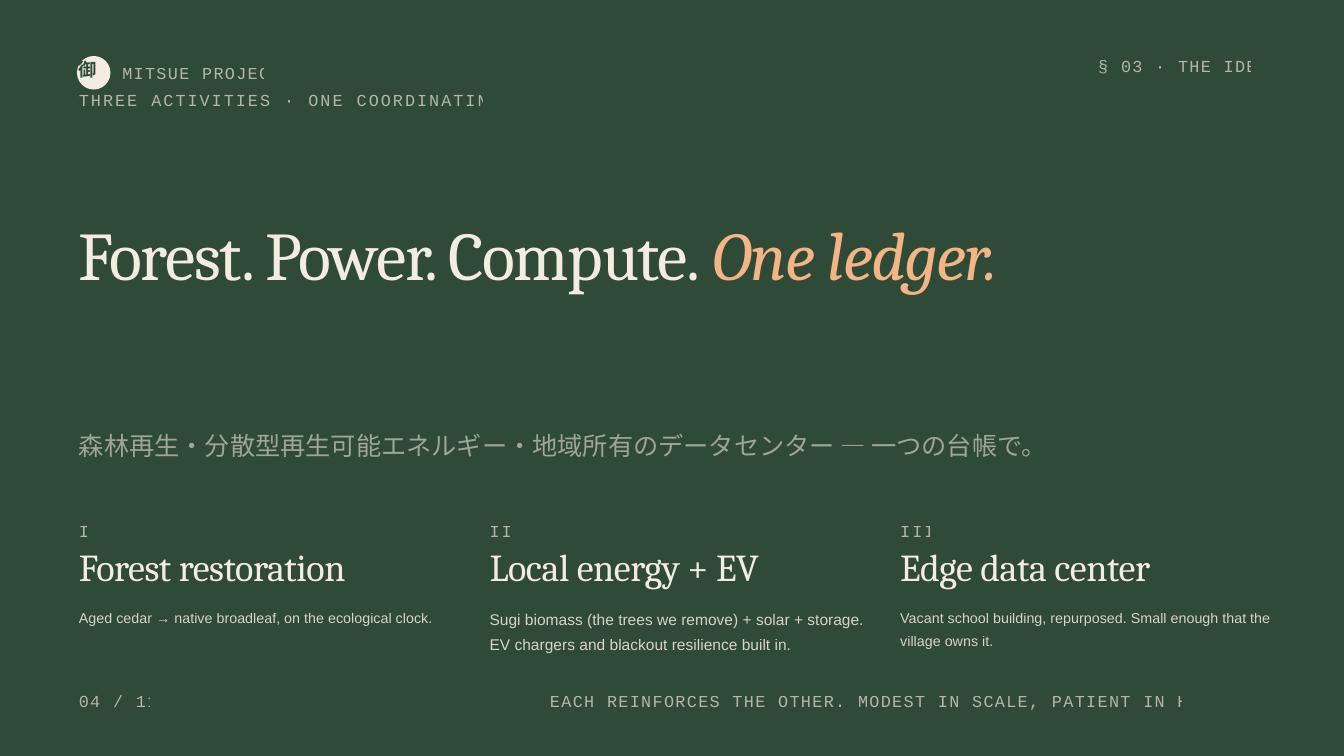
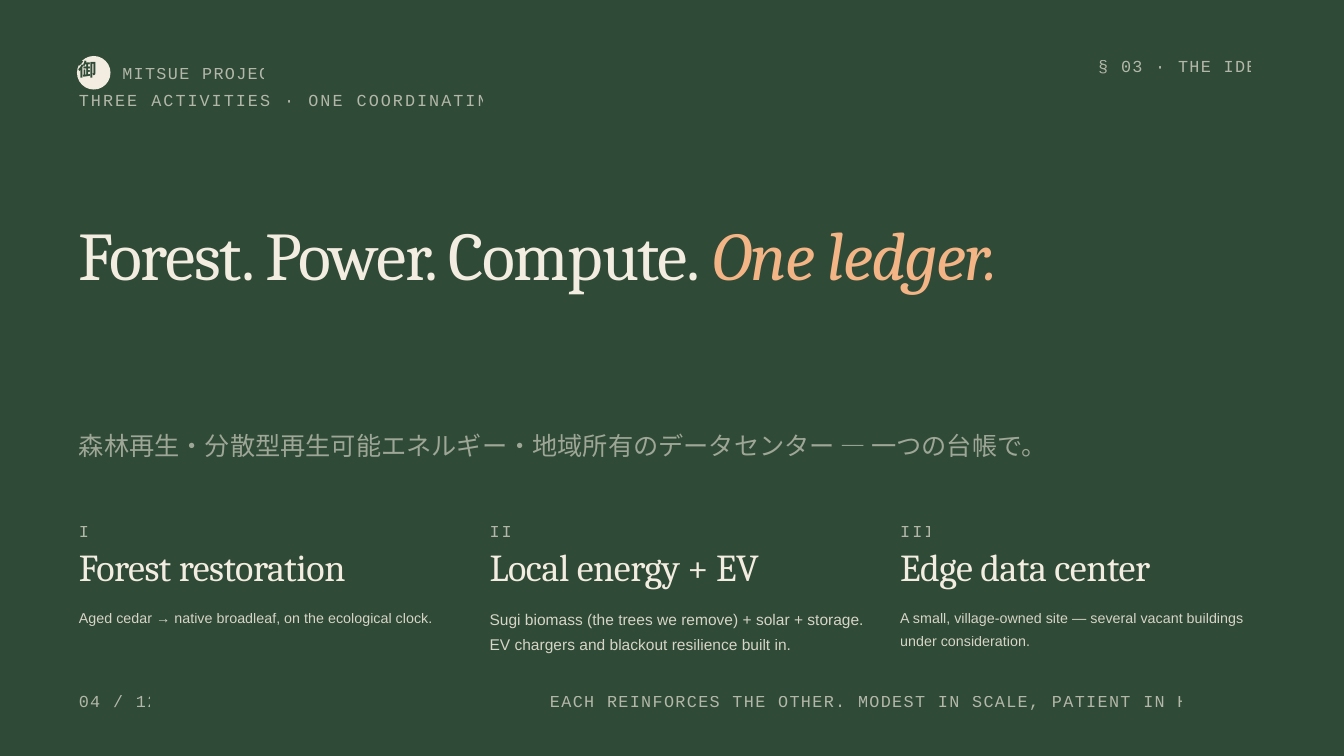
Before and after one commit to robouden/mitsue-ai-data-center, a slide deck: slide 4 of decks/Mitsue Project Presentation.pptx. Drawn at 1344x756 pixels with LibreOffice and Linux fonts; fonts in the diff are those of the drawing. Boxes give left, top, right and bottom in pixels: in the first picture for what was removed or moved away, otherwise in the second. Text is boxed around its words. In the diff, an @@ line names an element or a change of style, - is before the commit and + after.

```diff
--- a/decks/Mitsue Project Presentation.pptx
+++ b/decks/Mitsue Project Presentation.pptx
@@ text at (900,613,1244,646): text changed @@
-Vacant school building, repurposed. Small enough that the village owns it.
+A small, village-owned site — several vacant buildings under consideration.
```
Also in this commit, not shown: 11 other slides changed, 1 other file.
